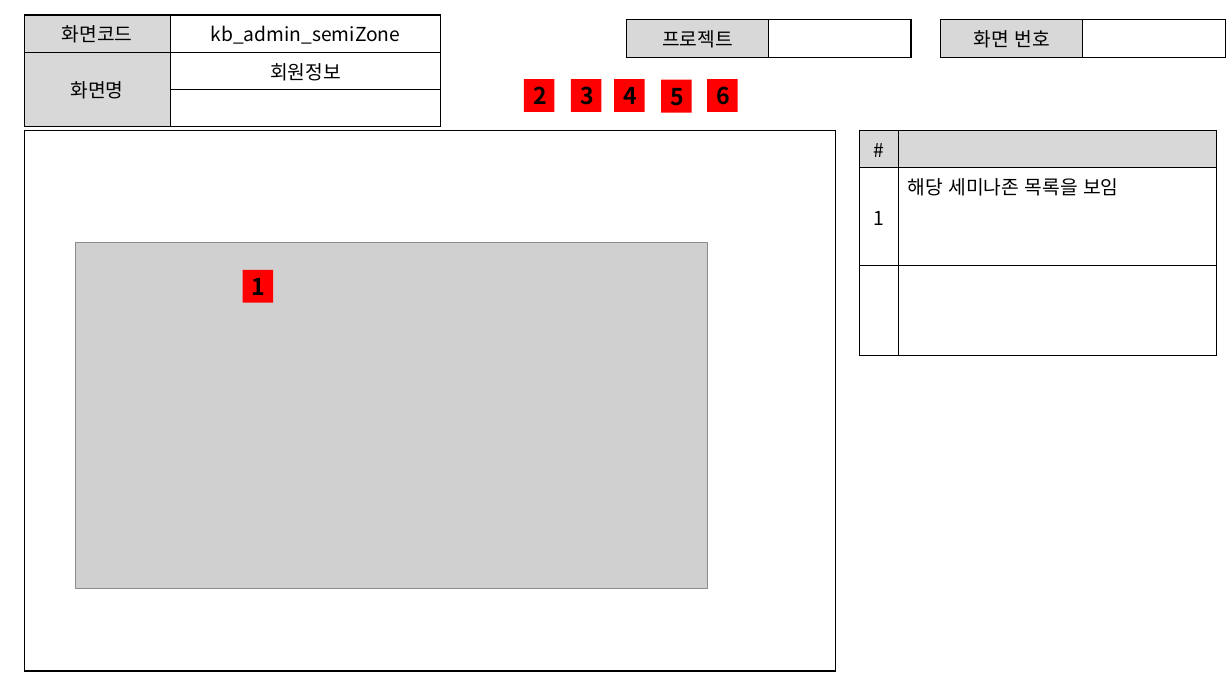
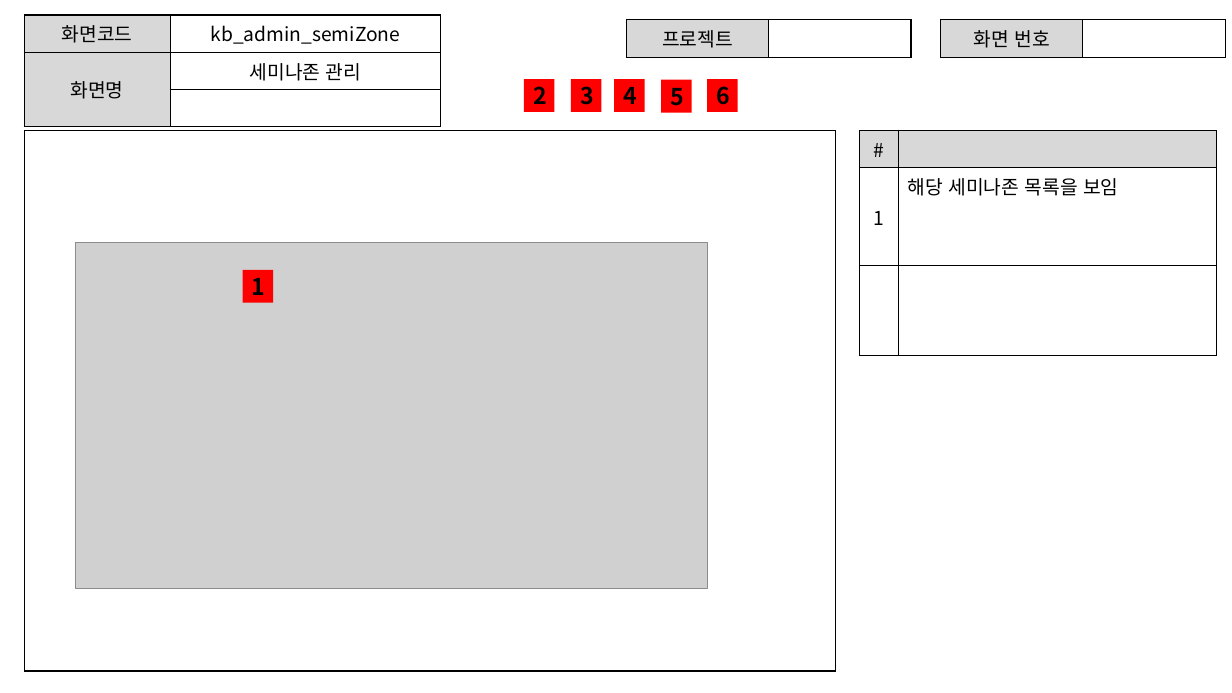
Before and after one commit to ezenteam2/e-Zone, a slide deck: slide 16 of 0 발표용 파워포인트/project05 - 파워포인트 종합 - 기범.pptx. Drawn at 1232x693 pixels with LibreOffice and Linux fonts; fonts in the diff are those of the drawing; grey boxes stand for pictures. Boxes give left, top, right and bottom in pixels: in the first picture for what was removed or moved away, otherwise in the second. Text is boxed around its words. In the diff, an @@ line names an element or a change of style, - is before the commit and + after.

```diff
--- a/0 발표용 파워포인트/project05 - 파워포인트 종합 - 기범.pptx
+++ b/0 발표용 파워포인트/project05 - 파워포인트 종합 - 기범.pptx
@@ table at (24, 15, 441, 112) @@
-row 2, column 2: 회원정보
+row 2, column 2: 세미나존 관리
```
Also in this commit, not shown: 1 other slide changed, 2 other files.
